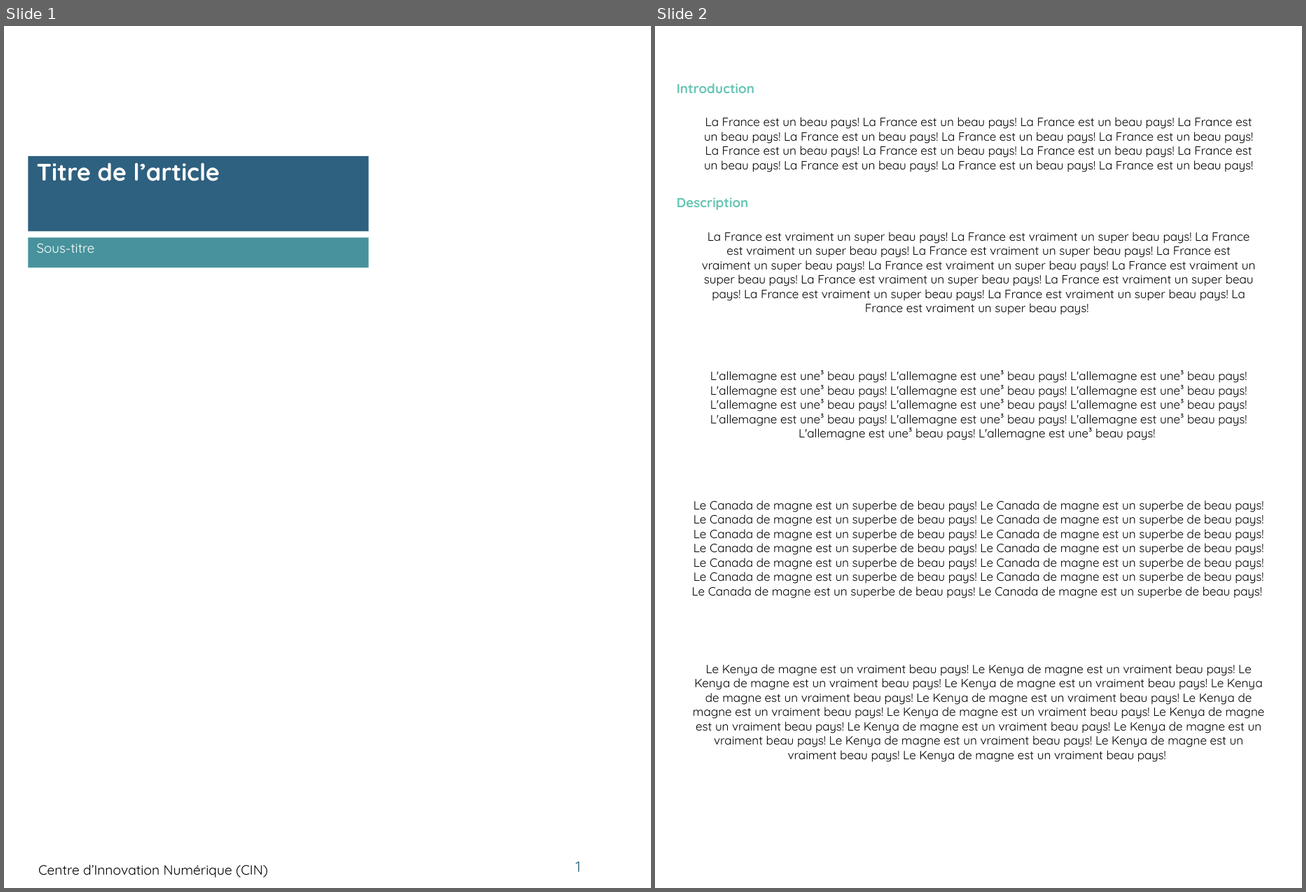
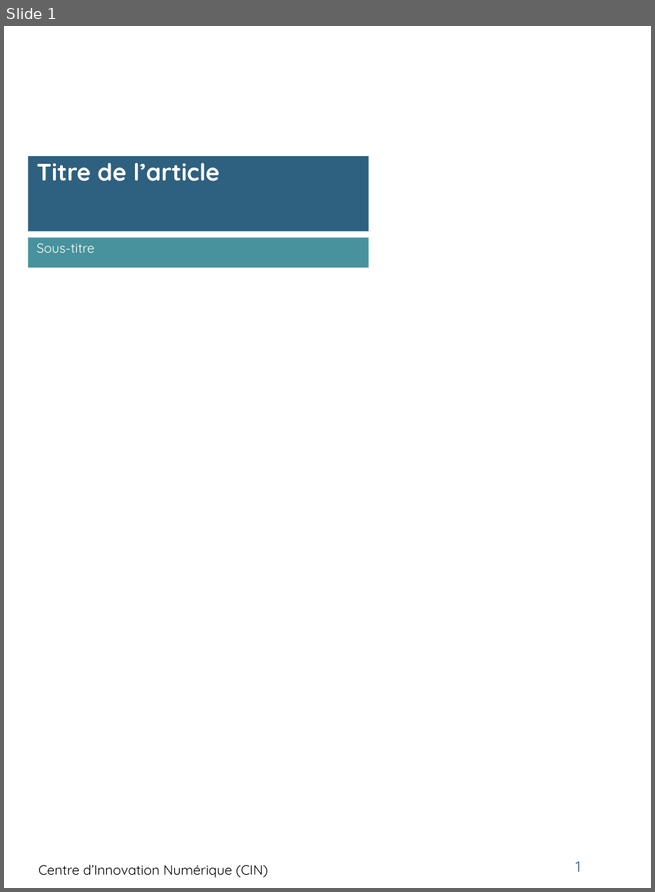
Before and after one commit to Msa360/pptx_template_cin, a slide deck: powerpoints/test.pptx. Shown side by side, each under a label of ours: slides 1 and 2 before the commit, slide 1 after it. The pictures are 1306x892 and 655x892 pixels, drawn with LibreOffice and Linux fonts; fonts in the diff are those of the drawing; background and template pictures are left out. Boxes give left, top, right and bottom in pixels: in the first picture for what was removed or moved away, otherwise in the second. Text is boxed around its words. In the diff, an @@ line names an element or a change of style, - is before the commit and + after.

```diff
--- a/powerpoints/test.pptx
+++ b/powerpoints/test.pptx
@@ slide 2 removed at (655, 26, 1302, 888), background #FFFFFF @@
@@ text removed at (677, 83, 754, 93) @@
-Introduction
@@ text removed at (704, 117, 1253, 172) @@
-La France est un beau pays! La France est un beau pays! La France est un beau pays! La France est
-un beau pays! La France est un beau pays! La France est un beau pays! La France est un beau pays!
-La France est un beau pays! La France est un beau pays! La France est un beau pays! La France est
-un beau pays! La France est un beau pays! La France est un beau pays! La France est un beau pays!
@@ text removed at (677, 198, 749, 210) @@
-Description
@@ text removed at (702, 232, 1256, 315) @@
-La France est vraiment un super beau pays! La France est vraiment un super beau pays! La France
-est vraiment un super beau pays! La France est vraiment un super beau pays! La France est
-vraiment un super beau pays! La France est vraiment un super beau pays! La France est vraiment un
-super beau pays! La France est vraiment un super beau pays! La France est vraiment un super beau
-pays! La France est vraiment un super beau pays! La France est vraiment un super beau pays! La
-France est vraiment un super beau pays!
@@ text removed at (710, 370, 1247, 440) @@
-L'allemagne est une³ beau pays! L'allemagne est une³ beau pays! L'allemagne est une³ beau pays!
-L'allemagne est une³ beau pays! L'allemagne est une³ beau pays! L'allemagne est une³ beau pays!
-L'allemagne est une³ beau pays! L'allemagne est une³ beau pays! L'allemagne est une³ beau pays!
-L'allemagne est une³ beau pays! L'allemagne est une³ beau pays! L'allemagne est une³ beau pays!
-L'allemagne est une³ beau pays! L'allemagne est une³ beau pays!
@@ text removed at (692, 501, 1263, 599) @@
-Le Canada de magne est un superbe de beau pays! Le Canada de magne est un superbe de beau pays!
-Le Canada de magne est un superbe de beau pays! Le Canada de magne est un superbe de beau pays!
-Le Canada de magne est un superbe de beau pays! Le Canada de magne est un superbe de beau pays!
-Le Canada de magne est un superbe de beau pays! Le Canada de magne est un superbe de beau pays!
-Le Canada de magne est un superbe de beau pays! Le Canada de magne est un superbe de beau pays!
-Le Canada de magne est un superbe de beau pays! Le Canada de magne est un superbe de beau pays!
-Le Canada de magne est un superbe de beau pays! Le Canada de magne est un superbe de beau pays!
@@ text removed at (693, 664, 1265, 762) @@
-Le Kenya de magne est un vraiment beau pays! Le Kenya de magne est un vraiment beau pays! Le
-Kenya de magne est un vraiment beau pays! Le Kenya de magne est un vraiment beau pays! Le Kenya
-de magne est un vraiment beau pays! Le Kenya de magne est un vraiment beau pays! Le Kenya de
-magne est un vraiment beau pays! Le Kenya de magne est un vraiment beau pays! Le Kenya de magne
-est un vraiment beau pays! Le Kenya de magne est un vraiment beau pays! Le Kenya de magne est un
-vraiment beau pays! Le Kenya de magne est un vraiment beau pays! Le Kenya de magne est un
-vraiment beau pays! Le Kenya de magne est un vraiment beau pays!
```
Also in this commit, not shown: 4 slides added, 1 other slide removed, 8 other files.
